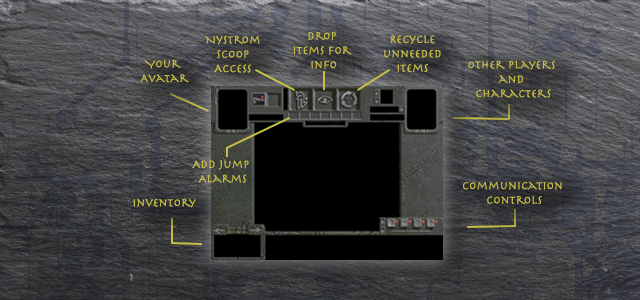
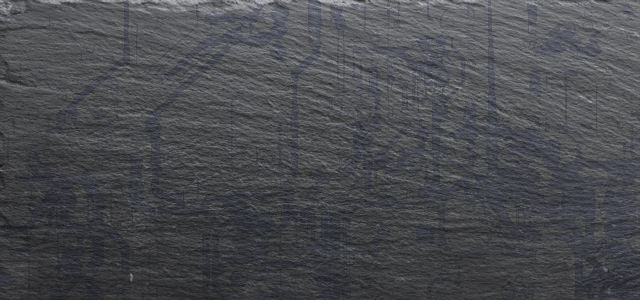
Layers edited between the first and the second 640x300 image:
hid "Line 4" over [323, 71, 325, 90]
hid "Line 10", painted on it over [357, 69, 390, 91]
hid "Line 9" over [255, 69, 295, 91]
hid "Line 12" over [226, 117, 290, 149]
hid "Line 11" over [226, 147, 228, 157]
hid "Add Jump Alarms" over [192, 160, 249, 183]
hid "Other players and characters" over [468, 60, 556, 98]
hid "Your Avatar" over [140, 60, 189, 83]
hid "Inventory" over [133, 198, 196, 208]
hid "Communication Controls" over [463, 181, 562, 205]
hid "Layer 3" over [211, 86, 443, 260]
hid "Line 6" over [453, 117, 509, 120]
hid "Line 5" over [508, 104, 510, 119]
hid "Line 3" over [171, 242, 202, 245]
hid "Line 2" over [171, 218, 173, 244]
hid "Line 1" over [170, 93, 209, 112]
hid "Recycle unneeded Items" over [384, 35, 441, 72]
hid "Nystrom scoop Access" over [205, 35, 260, 73]
hid "Line 8" over [467, 225, 516, 228]
hid "Line 7" over [514, 209, 516, 227]
hid "Drop Items for Info" over [293, 32, 352, 70]
